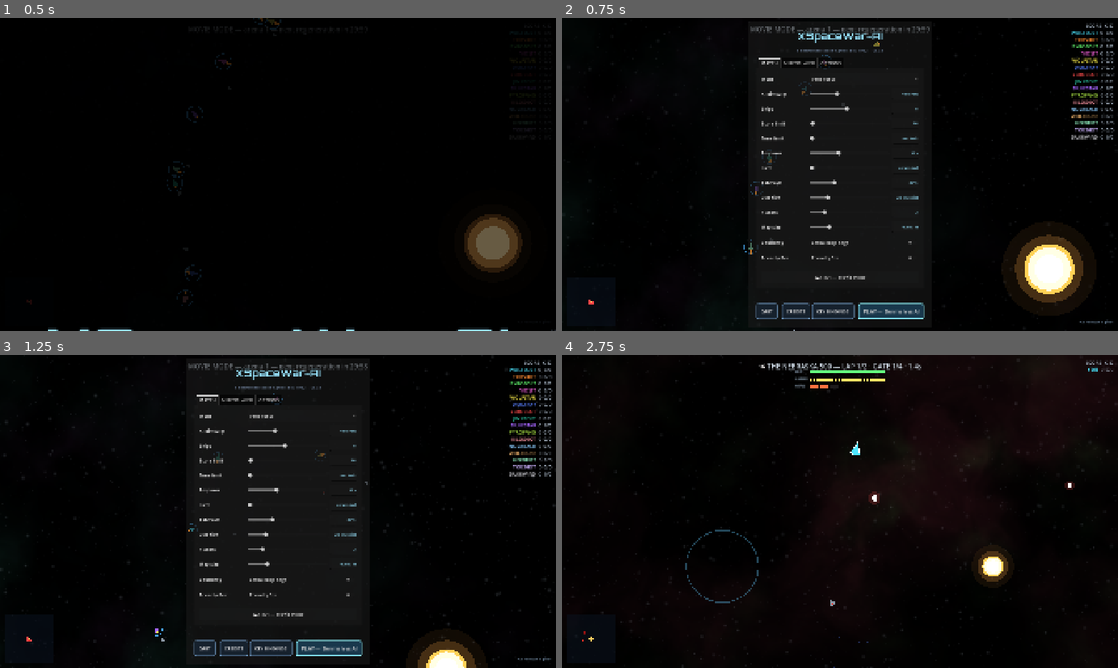
Above: before the commit, frames 1-4 (two rows, left to right).
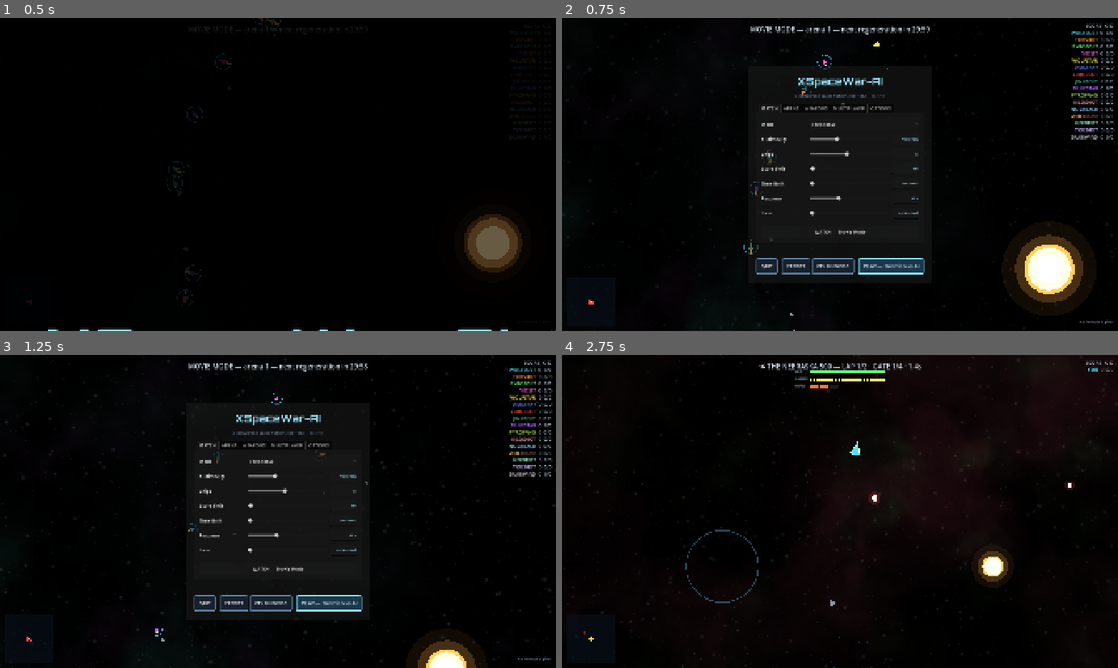
Above: after the commit, the same moments.

Repository: CryptoJones/XSpaceWar-AI
Game: Godot game, scene res://src/ui/main.tscn
Same seed, same stepped clock (60 frames per second), same inputs: the game is played once before the commit and once after it.
Inputs (mouse positions are in pixels of both pictures, inside the frame that each line leads up to; where the layout moved, square brackets give the same spot in the first picture):
- Up to frame 1 (0.5 s): no input
- Up to frame 2 (0.75 s): tap Enter at 0.5 s; move the mouse to (962, 158) at 0.52 s; hold D (xsw_turn_right) from 0.53 s (still down); hold Space (xsw_fire) from 0.53 s (still down); click (962, 158) at 0.67 s
- Up to frame 3 (1.25 s): keep holding D (xsw_turn_right); keep holding Space (xsw_fire)
- Up to frame 4 (2.75 s): release D (xsw_turn_right) at 1.25 s; release Space (xsw_fire) at 1.25 s; click (906, 433) [906, 386] at 1.25 s; move the mouse to (728, 527) at 2.02 s; hold Down from 2.03 s (still down); tap Shift (xsw_hyper) at 2.1 s

Frame 1 is identical in both runs. In frame 2, 5.2% of the frame differs, in the area x 33-67%, y 2-97%; in frame 3, 5.2%; in frame 4, less than 0.1%.

Commit message:
release: v3.1.41 — tunable ordnance, press-to-respawn, weapon tabs
Gameplay:
- Press to respawn: a ship whose respawn timer elapsed stays dead until its
  fire input arrives (HUD prompts PRESS FIRE TO RESPAWN). Bots hold fire while
  dead so they auto-respawn. Gated by SimConfig.manual_respawn (defaults off so
  pre-feature replays keep the old auto-respawn rule); enabled for new matches.
  Wired through the deterministic sim, local/host/remote input, and replays.
- Torpedo & mine lifetime sliders (0 = unlimited, up to 12 min); mine arm-time
  slider (3-30s) with friendly-fire-aware detonation. Mine lifetime is clamped
  to never undercut the arm time, shown live as "set -> effective".

UI:
- Match setup split into MATCH / ARENA / WEAPONS tabs so it fits on screen.
  Friendly fire moved to WEAPONS. Gamepad minimap toggle on BACK/View.
- New strings translated across all five catalogs (es, fr, zh_CN, ar, hi).

Net:
- NetProtocol.VERSION 6 -> 7: the new config fields ride the welcome payload,
  so the strict-equality handshake gate is bumped to stop mixed builds from
  connecting and silently desyncing.

Also commits the .uid files for the dev-tool/test scripts (repo tracks .uid).

Co-Authored-By: Claude Opus 4.8 <noreply@anthropic.com>

Diff:
--- a/project.godot
+++ b/project.godot
@@ -6,7 +6,7 @@
 [application]
 
 config/name="XSpaceWar-AI"
-config/version="3.0.8"
+config/version="3.1.41"
 config/description="A modern, AI-driven networked space-fighter — a 2026 reimagining of the classic networked Spacewar! / xspacewar. Apache 2.0."
 run/main_scene="res://src/ui/main.tscn"
 config/features=PackedStringArray("4.6", "Forward Plus")
--- a/src/gameplay/ai/bot_controller.gd
+++ b/src/gameplay/ai/bot_controller.gd
@@ -114,7 +114,12 @@
 ## Set this bot's control inputs for the upcoming world.step().
 func update(dt: float) -> void:
 	var ship := world.ship_by_id(ship_id)
-	if ship == null or not ship.alive:
+	if ship == null:
+		return
+	if not ship.alive:
+		# Hold fire while dead so the sim auto-respawns us under manual_respawn
+		# (a no-op under the old auto rule). A bot never makes a player wait.
+		ship.in_fire = true
 		return
 
 	_retarget_timer -= dt
--- a/src/gameplay/game_session.gd
+++ b/src/gameplay/game_session.gd
@@ -43,6 +43,9 @@
 var time_limit := 0.0              ## seconds; 0 = no clock
 var hazard := 0.3                  ## asteroid slider 0..1 (1 = every 3rd cell)
 var respawn_seconds := 6.0         ## death cooldown (player-configurable)
+var torpedo_lifetime := 0.0        ## seconds before a torpedo fizzles (0 = unlimited)
+var mine_lifetime := 25.0          ## seconds before a mine fizzles (0 = unlimited)
+var mine_arm_seconds := 3.0        ## proximity fuse inert until this age (3..30)
 var lethal_edges := false          ## border kills instead of wrapping
 var friendly_fire := false         ## teammates can damage/kill each other
 var star_scale := 1.0              ## star size+gravity multiplier (slider 25 = 1.0)
@@ -112,10 +115,18 @@
 	# Spawn ring scales down with small maps (and never sits outside them).
 	cfg.spawn_orbit_radius = clampf(cfg.arena_size * 0.035, 550.0, 1400.0)
 	cfg.respawn_time = clampf(respawn_seconds, 1.0, 15.0)
+	cfg.mine_arm_time = clampf(mine_arm_seconds, 3.0, 30.0)
+	cfg.torpedo_life = clampf(torpedo_lifetime, 0.0, 720.0)
+	cfg.mine_life = clampf(mine_lifetime, 0.0, 720.0)
+	# A mine must outlive its arming delay or it would fizzle before going hot.
+	# 0 (unlimited) already covers any arm time, so only the finite case clamps.
+	if cfg.mine_life > 0.0:
+		cfg.mine_life = maxf(cfg.mine_life, cfg.mine_arm_time)
 	cfg.lives = maxi(0, lives) if not movie_mode else 0
 	cfg.lethal_edges = lethal_edges
 	cfg.wrap_edges = not lethal_edges
 	cfg.friendly_fire = friendly_fire
+	cfg.manual_respawn = true  # players press fire to respawn; bots auto-respawn
 	world = SimWorld.new(cfg)
 	bots.clear()
 	ship_names.clear()
--- a/src/gameplay/replay_player.gd
+++ b/src/gameplay/replay_player.gd
@@ -79,8 +79,10 @@
 	_advance_frames(world)
 	for sid in _inputs:
 		var s := world.ship_by_id(int(sid))
-		if s == null or not s.alive:
+		if s == null:
 			continue
+		# Apply to dead ships too: the recorded fire press is what drives a
+		# manual respawn, so skipping it would desync the tape (see SpawnSystem).
 		var rec: Array = _inputs[sid]
 		s.in_turn = float(rec[0])
 		var flags := int(rec[1])
--- a/src/net/net_host.gd
+++ b/src/net/net_host.gd
@@ -131,12 +131,15 @@
 		for peer in _peers.keys():
 			_drop_peer(peer)
 
+	# Inputs apply even to dead ships: a dead ship ignores everything but the
+	# fire press that requests a respawn (manual_respawn). Stale inputs from a
+	# dropped peer are cleared by _drop_peer, so this can't auto-revive ghosts.
 	var human := session.human_ship()
-	if human != null and human.alive and not local_input.is_empty():
+	if human != null and not local_input.is_empty():
 		NetProtocol.apply_input(human, local_input)
 	for sid in _inputs:
 		var ship := session.world.ship_by_id(sid)
-		if ship != null and ship.alive:
+		if ship != null:
 			NetProtocol.apply_input(ship, _inputs[sid])
 
 	session.update(dt)
--- a/src/net/net_protocol.gd
+++ b/src/net/net_protocol.gd
@@ -15,7 +15,7 @@
 # BUMP THIS on ANY wire-schema change (welcome/snapshot/input fields) —
 # the strict equality check is the only thing standing between mixed
 # builds and silent desync.
-const VERSION := 6
+const VERSION := 7
 
 ## Callsign whitelist: A-Z 0-9 space dash underscore, max 16, never empty.
 ## Applied authoritatively on the HOST (clients can send anything) — this is
--- a/src/render/world_view.gd
+++ b/src/render/world_view.gd
@@ -331,6 +331,13 @@
 	"mine": KEY_DOWN,
 }
 
+## Fixed gamepad buttons for UI actions that flow through the InputMap (gameplay
+## actions are polled directly in gather_local_input). The Xbox "View" button
+## (BACK) shows a screen/map glyph — a natural fit for toggling the minimap.
+const _GAMEPAD_BINDS := {
+	"toggle_map": JOY_BUTTON_BACK,
+}
+
 ## Mirror key_binds into the Godot InputMap so gameplay/UI input flows through
 ## actions (issue #25): gains joypad remapping, touch, and Steam Input. Rebinding
 ## and persistence still live on key_binds (main.gd); call after any bind change.
@@ -354,13 +361,19 @@
 			var alt := InputEventKey.new()
 			alt.physical_keycode = int(_ALT_KEYS[action])
 			InputMap.action_add_event(act, alt)
+		if _GAMEPAD_BINDS.has(action):
+			var pad := InputEventJoypadButton.new()
+			pad.button_index = _GAMEPAD_BINDS[action]
+			InputMap.action_add_event(act, pad)
 
 func _read_human_input() -> void:
 	if not input_enabled:
 		return
 	var ship := session.human_ship()
-	if ship == null or not ship.alive:
+	if ship == null:
 		return
+	# Applied even while dead: a dead ship ignores all inputs except the fire
+	# press that requests a respawn (see SpawnSystem under manual_respawn).
 	NetProtocol.apply_input(ship, gather_local_input())
 
 # --------------------------------------------------------------------------
--- a/src/sim/sim_config.gd
+++ b/src/sim/sim_config.gd
@@ -44,6 +44,10 @@
 		"as": arena_size,
 		"so": spawn_orbit_radius,
 		"lv": lives,
+		"tl": torpedo_life,
+		"ml": mine_life,
+		"ma": mine_arm_time,
+		"mr": manual_respawn,
 	}
 
 static func from_wire(d: Dictionary) -> SimConfig:
@@ -54,6 +58,11 @@
 	cfg.arena_size = float(d.get("as", cfg.arena_size))
 	cfg.spawn_orbit_radius = float(d.get("so", cfg.spawn_orbit_radius))
 	cfg.lives = int(d.get("lv", 0))
+	cfg.torpedo_life = float(d.get("tl", cfg.torpedo_life))
+	cfg.mine_life = float(d.get("ml", cfg.mine_life))
+	cfg.mine_arm_time = float(d.get("ma", cfg.mine_arm_time))
+	# Absent in pre-feature tapes/peers -> false = the old auto-respawn rule.
+	cfg.manual_respawn = bool(d.get("mr", false))
 	return cfg
 
 # --- Torpedoes ---
@@ -89,6 +98,10 @@
 # --- Modes / scoring ---
 var friendly_fire: bool = false
 var ship_collision_lethal: bool = true  ## ships ramming = both destroyed (else bounce)
+## When true, a ship whose respawn timer has elapsed stays dead until its fire
+## input is held — players must press to respawn; bots hold fire automatically.
+## Default false preserves the old auto-respawn rule for pre-feature replays.
+var manual_respawn: bool = false
 
 static func from_seed(s: int) -> SimConfig:
 	var c := SimConfig.new()
--- a/src/sim/systems/mine_system.gd
+++ b/src/sim/systems/mine_system.gd
@@ -10,9 +10,12 @@
 	var survivors: Array[SimMine] = []
 	for m in world.mines:
 		m.age += dt
-		m.life -= dt
-		if m.life <= 0.0:
-			continue
+		# A configured lifetime fizzles the mine; the default 25s still applies,
+		# but mine_life == 0 means it lingers forever (matches torpedo_life).
+		if config.mine_life > 0.0:
+			m.life -= dt
+			if m.life <= 0.0:
+				continue
 		m.vel += GravitySystem.accel(world, m.pos) * dt
 		m.pos += m.vel * dt
 		if config.wrap_edges:
--- a/src/sim/systems/spawn_system.gd
+++ b/src/sim/systems/spawn_system.gd
@@ -72,7 +72,9 @@
 			s.clear_inputs()
 			return
 		s.respawn_timer -= dt
-		if s.respawn_timer <= 0.0:
+		# Once the timer elapses, auto-respawn unless manual_respawn is on — then
+		# the ship waits for its fire input (players press; dead bots hold fire).
+		if s.respawn_timer <= 0.0 and (not config.manual_respawn or s.in_fire):
 			place_in_orbit(world, s)
 		s.clear_inputs()
 		return
--- a/src/ui/hud.gd
+++ b/src/ui/hud.gd
@@ -284,7 +284,12 @@
 	if human != null and not human.alive and not session.match_over \
 			and not session.is_eliminated(human):
 		_respawn_label.visible = true
-		_respawn_label.text = tr("RESPAWNING IN %d") % maxi(1, ceili(human.respawn_timer))
+		# Once the timer is up under manual respawn, prompt for the fire press
+		# instead of a countdown; otherwise show the seconds remaining.
+		if session.world.config.manual_respawn and human.respawn_timer <= 0.0:
+			_respawn_label.text = tr("PRESS FIRE TO RESPAWN")
+		else:
+			_respawn_label.text = tr("RESPAWNING IN %d") % maxi(1, ceili(human.respawn_timer))
 		_respawn_label.modulate.a = 0.65 + 0.35 * sin(Time.get_ticks_msec() / 1000.0 * 6.0)
 	else:
 		_respawn_label.visible = false
--- a/src/ui/main.gd
+++ b/src/ui/main.gd
@@ -17,6 +17,9 @@
 var _limit_slider: HSlider
 var _time_slider: HSlider
 var _respawn_slider: HSlider
+var _torpedo_life_slider: HSlider
+var _mine_arm_slider: HSlider
+var _mine_life_slider: HSlider
 var _lives_slider: HSlider
 var _hazard_slider: HSlider
 var _star_slider: HSlider
@@ -337,11 +340,13 @@
 	secret.set_anchors_preset(Control.PRESET_CENTER_RIGHT)
 	secret.position += Vector2(-92, -9)
 
-	# Three calm tabs instead of one crowded column.
+	# Five calm tabs instead of one crowded column.
 	var tabs := TabContainer.new()
 	tabs.custom_minimum_size = Vector2(580, 420)
 	outer.add_child(tabs)
 	tabs.add_child(_build_match_tab())
+	tabs.add_child(_build_arena_tab())
+	tabs.add_child(_build_weapons_tab())
 	tabs.add_child(_build_net_tab())
 	tabs.add_child(_build_options_tab())
 
@@ -430,6 +435,31 @@
 	_grid_row(grid, text, box)
 	return s
 
+## Compact seconds label: "45 s" under a minute, "m:ss" above (150 -> "2:30").
+func _secs_label(n: int) -> String:
+	if n < 60:
+		return tr("%d s") % n
+	return "%d:%02d" % [n / 60, n % 60]
+
+## Readout for a lifetime slider: 0 = unlimited, otherwise a compact seconds
+## label. Used by the torpedo slider (the mine slider uses _mine_life_fmt).
+func _life_fmt(x: float) -> String:
+	var n := int(x)
+	return tr("unlimited") if n == 0 else _secs_label(n)
+
+## Mine-lifetime readout: like _life_fmt, but when the set lifetime is shorter
+## than the arm time the mine would fizzle before going hot, so _build() clamps
+## it up. We surface that here as "10 s → 30 s" so the effective value is visible
+## before the match starts (no popup; see the lifetime>=arm clamp in _build).
+func _mine_life_fmt(x: float) -> String:
+	var n := int(x)
+	if n == 0:
+		return tr("unlimited")
+	var arm := int(_mine_arm_slider.value)
+	if n < arm:
+		return "%s → %s" % [_secs_label(n), _secs_label(arm)]
+	return _secs_label(n)
+
 func _refresh_slider_readouts() -> void:
 	for s in _slider_readouts:
 		var pair: Array = _slider_readouts[s]
@@ -454,13 +484,19 @@
 	page.add_child(v)
 	return [page, v]
 
-func _build_match_tab() -> Control:
-	var parts := _tab_page("MATCH")
-	var v: VBoxContainer = parts[1]
+## Two-column option grid shared by the MATCH / ARENA / WEAPONS setup tabs.
+func _option_grid() -> GridContainer:
 	var grid := GridContainer.new()
 	grid.columns = 2
 	grid.add_theme_constant_override("h_separation", 18)
 	grid.add_theme_constant_override("v_separation", 12)
+	return grid
+
+func _build_match_tab() -> Control:
+	# The contest itself: who plays, how you win, how respawn/lives/FF work.
+	var parts := _tab_page("MATCH")
+	var v: VBoxContainer = parts[1]
+	var grid := _option_grid()
 	v.add_child(grid)
 
 	_mode_btn = OptionButton.new()
@@ -481,33 +517,64 @@
 		func(x: float) -> String: return tr("%d s") % int(x))
 	_lives_slider = _slider_row(grid, "Lives", 0, 64, 1, 0,
 		func(x: float) -> String: return tr("unlimited") if int(x) == 0 else str(int(x)))
-	_hazard_slider = _slider_row(grid, "Asteroids", 0, 100, 1, 30,
-		func(x: float) -> String: return tr("none") if int(x) == 0 else tr("%d%%") % int(x))
+
+	var stretch := Control.new()
+	stretch.size_flags_vertical = Control.SIZE_EXPAND_FILL
+	v.add_child(stretch)
+
+	var movie := Button.new()
+	movie.text = "WATCH — Movie Mode"
+	movie.pressed.connect(_on_movie_pressed)
+	v.add_child(movie)
+	return parts[0]
+
+func _build_arena_tab() -> Control:
+	# The battlefield: arena size, the gravity well, planets, hazards, boundary.
+	var parts := _tab_page("ARENA")
+	var v: VBoxContainer = parts[1]
+	var grid := _option_grid()
+	v.add_child(grid)
+
+	_map_slider = _slider_row(grid, "Map size", 4000, 160000, 1000, 40000,
+		func(x: float) -> String: return tr("%d u") % int(x))
 	_star_slider = _slider_row(grid, "Star size", 5, 100, 1, 25,
 		func(x: float) -> String: return tr("%d (classic)") % int(x) if int(x) == 25 else str(int(x)))
 	_planets_slider = _slider_row(grid, "Planets", 0, 12, 1, 2,
 		func(x: float) -> String: return tr("none") if int(x) == 0 else str(int(x)))
-	_map_slider = _slider_row(grid, "Map size", 4000, 160000, 1000, 40000,
-		func(x: float) -> String: return tr("%d u") % int(x))
+	_hazard_slider = _slider_row(grid, "Asteroids", 0, 100, 1, 30,
+		func(x: float) -> String: return tr("none") if int(x) == 0 else tr("%d%%") % int(x))
 
 	_edge_check = CheckButton.new()
 	_edge_check.text = "Lethal map edge"
 	_edge_check.tooltip_text = "Off: the map wraps around · On: the border destroys ships"
 	_grid_row(grid, "Boundary", _edge_check)
-
+	return parts[0]
+
+func _build_weapons_tab() -> Control:
+	# Ordnance tuning — its own tab so new weapons have room to grow.
+	var parts := _tab_page("WEAPONS")
+	var v: VBoxContainer = parts[1]
+	var grid := _option_grid()
+	v.add_child(grid)
+
+	# Projectile lifetimes: 0 = unlimited, max 12 min. Readout shows m:ss past a
+	# minute (the click-to-edit input is always raw seconds; see _slider_row).
+	_torpedo_life_slider = _slider_row(grid, "Torpedo lifetime", 0, 720, 1, 0, _life_fmt)
+	# Arm time gates the proximity fuse. Below it the mine is inert; once armed,
+	# enemies always trip it, and teammates/owner only when friendly fire is on.
+	# Sits above the lifetime row, which is clamped to never undercut the arm time.
+	_mine_arm_slider = _slider_row(grid, "Mine arm time", 3, 30, 1, 3,
+		func(x: float) -> String: return tr("%d s") % int(x))
+	_mine_life_slider = _slider_row(grid, "Mine lifetime", 0, 720, 1, 25, _mine_life_fmt)
+	# Raising the arm time can lift the effective mine lifetime, so refresh the
+	# readouts (the lifetime row shows "set → effective") when arm time moves.
+	_mine_arm_slider.value_changed.connect(func(_v: float): _refresh_slider_readouts())
+
+	# Friendly fire lives here: it decides whether your ordnance harms teammates.
 	_ff_check = CheckButton.new()
 	_ff_check.text = "Friendly fire"
 	_ff_check.tooltip_text = "Off: teammates cannot harm each other · On: all damage applies"
 	_grid_row(grid, "Friendly fire", _ff_check)
-
-	var stretch := Control.new()
-	stretch.size_flags_vertical = Control.SIZE_EXPAND_FILL
-	v.add_child(stretch)
-
-	var movie := Button.new()
-	movie.text = "WATCH — Movie Mode"
-	movie.pressed.connect(_on_movie_pressed)
-	v.add_child(movie)
 	return parts[0]
 
 func _build_net_tab() -> Control:
@@ -768,6 +835,7 @@
 		["X / RB", "fire torpedo"],
 		["B / LT", "drop mine"],
 		["Y / LB", "hyperspace"],
+		["BACK / VIEW", "toggle minimap"],
 		["START", "menu"],
 	]))
 	return row
@@ -970,6 +1038,9 @@
 	session.time_limit = _time_slider.value * 60.0
 	session.hazard = _hazard_slider.value / 100.0
 	session.respawn_seconds = _respawn_slider.value
+	session.torpedo_lifetime = _torpedo_life_slider.value
+	session.mine_arm_seconds = _mine_arm_slider.value
+	session.mine_lifetime = _mine_life_slider.value
 	session.lethal_edges = _edge_check.button_pressed
 	session.friendly_fire = _ff_check.button_pressed
 	session.star_scale = _star_slider.value / 25.0
@@ -1381,6 +1452,9 @@
 		_limit_slider.set_value_no_signal(float(cfg.get_value("match", "score_limit", 10.0)))
 		_time_slider.set_value_no_signal(float(cfg.get_value("match", "time_limit", 0.0)))
 		_respawn_slider.set_value_no_signal(float(cfg.get_value("match", "respawn", 6.0)))
+		_torpedo_life_slider.set_value_no_signal(float(cfg.get_value("match", "torpedo_life", 0.0)))
+		_mine_arm_slider.set_value_no_signal(float(cfg.get_value("match", "mine_arm", 3.0)))
+		_mine_life_slider.set_value_no_signal(float(cfg.get_value("match", "mine_life", 25.0)))
 		_hazard_slider.set_value_no_signal(float(cfg.get_value("match", "hazard", 30.0)))
 		_star_slider.set_value_no_signal(float(cfg.get_value("match", "star_size", 25.0)))
 		_planets_slider.set_value_no_signal(float(cfg.get_value("match", "planets", 2.0)))
@@ -1434,6 +1508,9 @@
 	cfg.set_value("match", "score_limit", _limit_slider.value)
 	cfg.set_value("match", "time_limit", _time_slider.value)
 	cfg.set_value("match", "respawn", _respawn_slider.value)
+	cfg.set_value("match", "torpedo_life", _torpedo_life_slider.value)
+	cfg.set_value("match", "mine_arm", _mine_arm_slider.value)
+	cfg.set_value("match", "mine_life", _mine_life_slider.value)
 	cfg.set_value("match", "hazard", _hazard_slider.value)
 	cfg.set_value("match", "star_size", _star_slider.value)
 	cfg.set_value("match", "planets", _planets_slider.value)
--- a/tests/gameplay_tests.gd
+++ b/tests/gameplay_tests.gd
@@ -18,6 +18,8 @@
 	_test_ship_colors()
 	_test_lives()
 	_test_lethal_edges()
+	_test_mine_lifetime_clamp()
+	_test_manual_respawn()
 	_test_team_spawns()
 	_test_review_gameplay_fixes()
 	_test_solo_practice()
@@ -155,6 +157,60 @@
 	_check("edges: toroidal wrap preserves velocity (no free-energy boost)",
 		h2.alive and absf(h2.vel.length() - v_before) < 5.0 and h2.pos.x < 0.0,
 		"v %.0f -> %.0f x=%.0f" % [v_before, h2.vel.length(), h2.pos.x])
+
+func _test_mine_lifetime_clamp() -> void:
+	# Arm time clamps to its 3..30s slider range, and a finite mine lifetime is
+	# never allowed to undercut the arm time (else the mine fizzles before it
+	# ever goes hot). Unlimited (0) lifetime is left untouched.
+	var s := GameSession.new()
+	s.mine_arm_seconds = 50.0   # over-range -> clamps to 30
+	s.mine_lifetime = 10.0      # shorter than arm -> bumped up to the arm time
+	s.start_skirmish(2, GameSession.Mode.FFA, BotController.Difficulty.ROOKIE)
+	_check("mine: arm time clamps to the 3..30s range",
+		is_equal_approx(s.world.config.mine_arm_time, 30.0),
+		"arm=%.1f" % s.world.config.mine_arm_time)
+	_check("mine: finite lifetime is raised to at least the arm time",
+		is_equal_approx(s.world.config.mine_life, 30.0),
+		"life=%.1f arm=%.1f" % [s.world.config.mine_life, s.world.config.mine_arm_time])
+
+	var u := GameSession.new()
+	u.mine_arm_seconds = 12.0
+	u.mine_lifetime = 0.0       # unlimited -> stays unlimited regardless of arm
+	u.start_skirmish(2, GameSession.Mode.FFA, BotController.Difficulty.ROOKIE)
+	_check("mine: unlimited lifetime is preserved under the clamp",
+		u.world.config.mine_life == 0.0 and is_equal_approx(u.world.config.mine_arm_time, 12.0),
+		"life=%.1f arm=%.1f" % [u.world.config.mine_life, u.world.config.mine_arm_time])
+
+func _test_manual_respawn() -> void:
+	# New rule: once the timer elapses, a human ship stays dead until its fire
+	# input arrives, while bots come back on their own.
+	var s := GameSession.new()
+	s.score_limit = 0
+	s.start_skirmish(4, GameSession.Mode.FFA, BotController.Difficulty.ROOKIE)
+	_check("respawn: new matches enable manual respawn", s.world.config.manual_respawn)
+
+	var human := s.human_ship()
+	CollisionSystem.destroy_ship(s.world, human, -1, "test")
+	human.respawn_timer = 0.01            # fast-forward to "ready to respawn"
+	for _i in range(10):                  # no fire pressed -> must stay dead
+		s.update(1.0 / 60.0)
+	_check("respawn: human waits for a fire press (no auto-respawn)", not human.alive)
+
+	human.in_fire = true                  # press fire -> back next step
+	s.update(1.0 / 60.0)
+	_check("respawn: human respawns once fire is pressed", human.alive)
+
+	# A bot holds fire while dead, so it auto-respawns with no external input.
+	var bot_ship: SimShip = null
+	for sh in s.world.ships:
+		if sh.id != s.human_ship_id:
+			bot_ship = sh
+			break
+	CollisionSystem.destroy_ship(s.world, bot_ship, -1, "test")
+	bot_ship.respawn_timer = 0.01
+	for _i in range(10):
+		s.update(1.0 / 60.0)
+	_check("respawn: bots still auto-respawn", bot_ship.alive)
 
 func _test_team_spawns() -> void:
 	var s := GameSession.new()
--- a/tests/run_tests.gd
+++ b/tests/run_tests.gd
@@ -374,6 +374,9 @@
 		cfg.arena_size = 2048.0 + float(sd % 7) * 100.0
 		cfg.spawn_orbit_radius = 480.0 + float(sd % 5) * 25.0
 		cfg.lives = 5 + (sd % 4)
+		cfg.torpedo_life = float(sd % 6) * 30.0  # 0 (unlimited) .. 150s
+		cfg.mine_life = 25.0 + float(sd % 4) * 60.0
+		cfg.mine_arm_time = 3.0 + float(sd % 5) * 5.0  # 3 .. 23s
 
 		var w1 := cfg.to_wire()
 		var rebuilt := SimConfig.from_wire(w1)
@@ -398,7 +401,10 @@
 				or rebuilt.lethal_edges != cfg.lethal_edges \
 				or not is_equal_approx(rebuilt.arena_size, cfg.arena_size) \
 				or not is_equal_approx(rebuilt.spawn_orbit_radius, cfg.spawn_orbit_radius) \
-				or rebuilt.lives != cfg.lives:
+				or rebuilt.lives != cfg.lives \
+				or not is_equal_approx(rebuilt.torpedo_life, cfg.torpedo_life) \
+				or not is_equal_approx(rebuilt.mine_life, cfg.mine_life) \
+				or not is_equal_approx(rebuilt.mine_arm_time, cfg.mine_arm_time):
 			ok = false
 			detail = "option lost @seed %d" % sd
 			break
Not shown, changed: locale/ar.po
Not shown, changed: locale/es.po
Not shown, changed: locale/fr.po
Not shown, changed: locale/hi.po
Not shown, changed: locale/messages.pot
Not shown, changed: locale/zh_CN.po
Not shown, added: tests/playtest_probe.gd.uid
Not shown, added: tools/render_capsule.gd.uid
Not shown, added: tools/render_logo.gd.uid
Not shown, added: tools/render_screenshots.gd.uid
Not shown, added: tools/render_trailer.gd.uid
Not shown, changed: CHANGELOG.md
